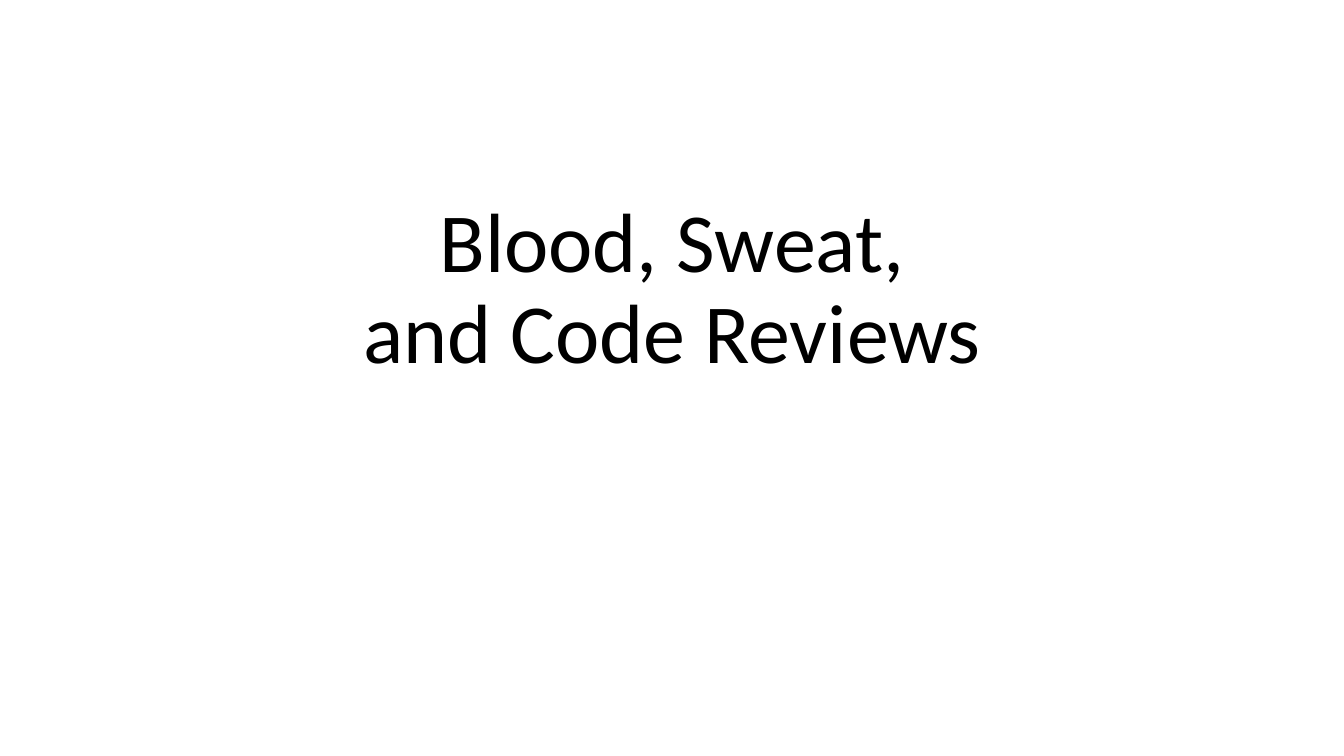
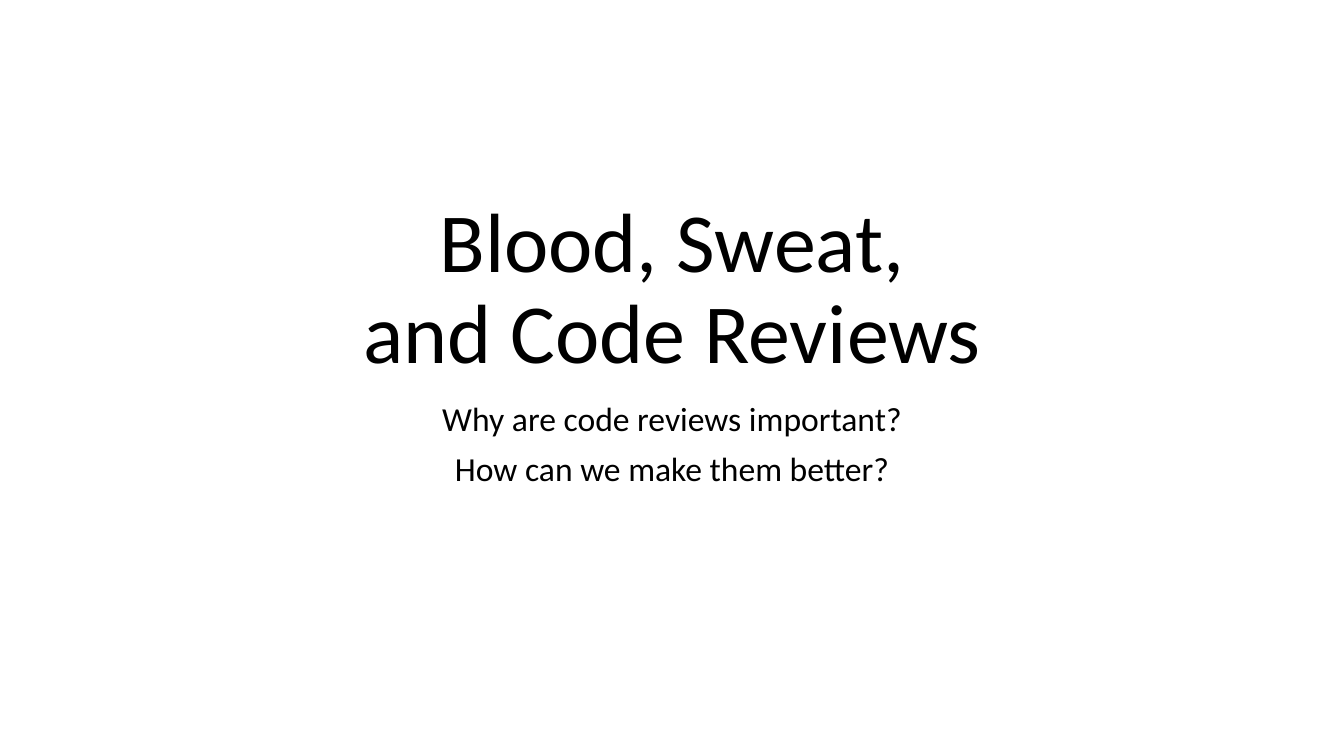
Before and after one commit to DavidGiard/Presentation-Slides, a slide deck: slide 1 of Blood-Sweat-and-Code-Reviews/Code Reviews.pptx. Drawn at 1344x756 pixels with LibreOffice and Linux fonts; fonts in the diff are those of the drawing. Boxes give left, top, right and bottom in pixels: in the first picture for what was removed or moved away, otherwise in the second. Text is boxed around its words. In the diff, an @@ line names an element or a change of style, - is before the commit and + after.

Commit message:
Update Code Review slides

```diff
--- a/Blood-Sweat-and-Code-Reviews/Code Reviews.pptx
+++ b/Blood-Sweat-and-Code-Reviews/Code Reviews.pptx
@@ subtitle added at (442, 407, 902, 482), 24 pt, text #000000 @@
+Why are code reviews important?
+How can we make them better?
```
Also in this commit, not shown: 7 other slides changed.
